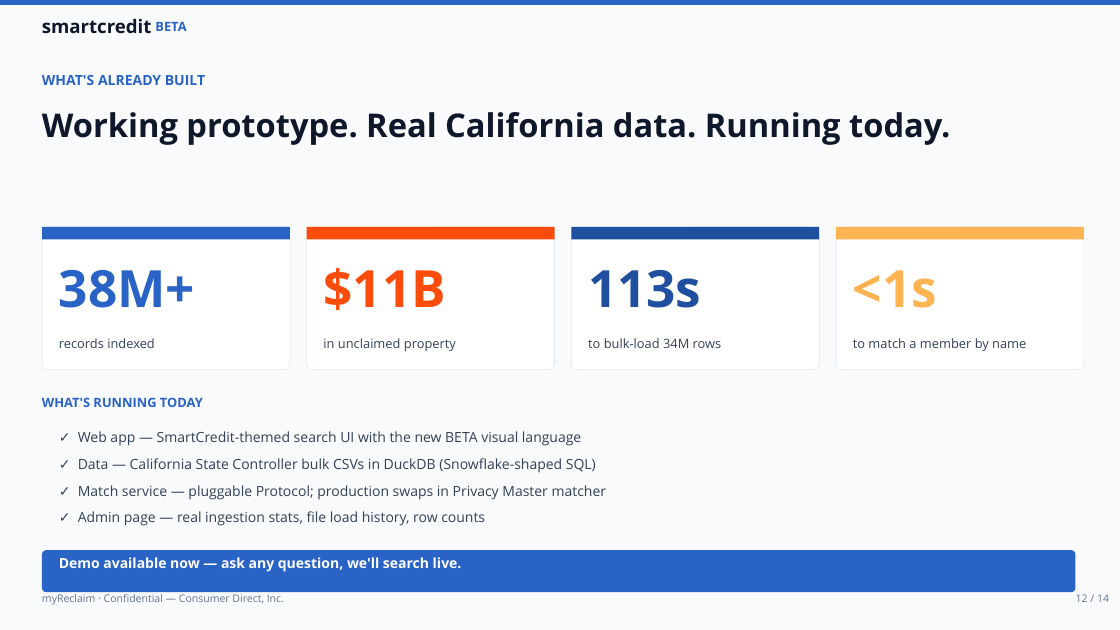
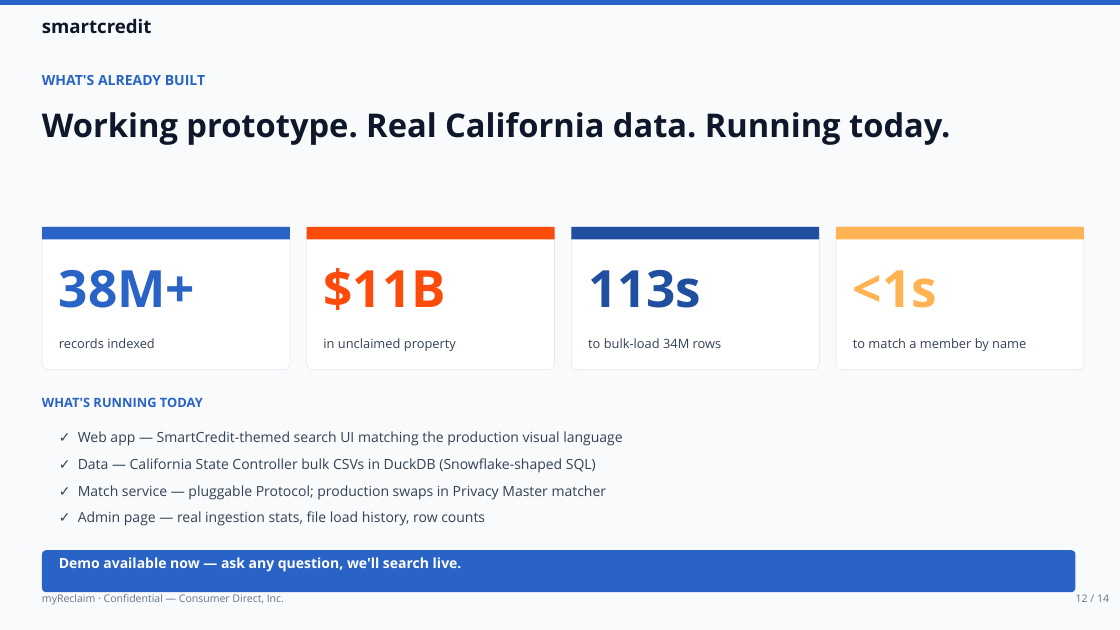
Before and after one commit to ahmedyassineconsumerdirect/cd-getmymoney, a slide deck: slide 12 of myReclaim-Exec-Deck.pptx. Drawn at 1120x630 pixels with LibreOffice and Linux fonts; fonts in the diff are those of the drawing. Boxes give left, top, right and bottom in pixels: in the first picture for what was removed or moved away, otherwise in the second. Text is boxed around its words. In the diff, an @@ line names an element or a change of style, - is before the commit and + after.

```diff
--- a/myReclaim-Exec-Deck.pptx
+++ b/myReclaim-Exec-Deck.pptx
@@ text removed at <box>155,22,186,31</box> @@
-BETA
@@ text at <box>78,431,622,446</box>: text changed @@
-✓ Web app — SmartCredit-themed search UI with the new BETA visual language
+✓ Web app — SmartCredit-themed search UI matching the production visual language
```
Also in this commit, not shown: 12 other slides changed, 2 other files.
